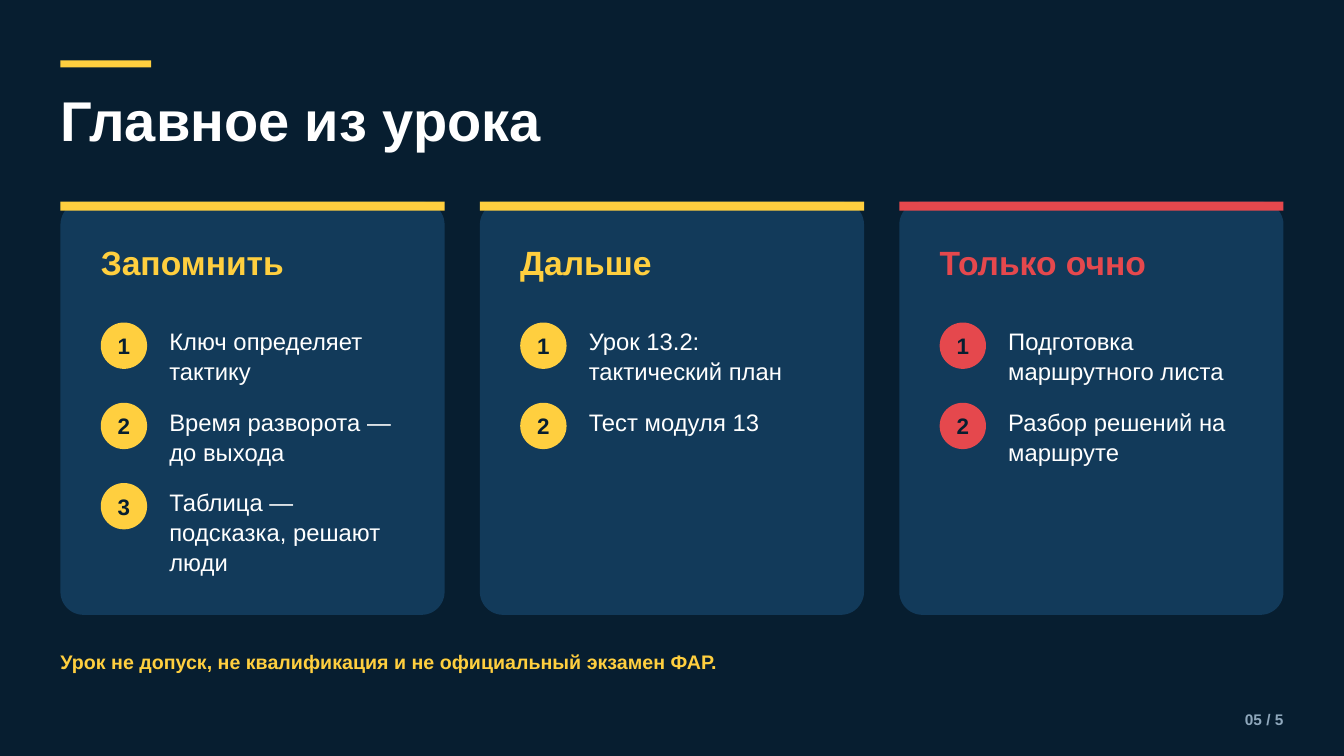
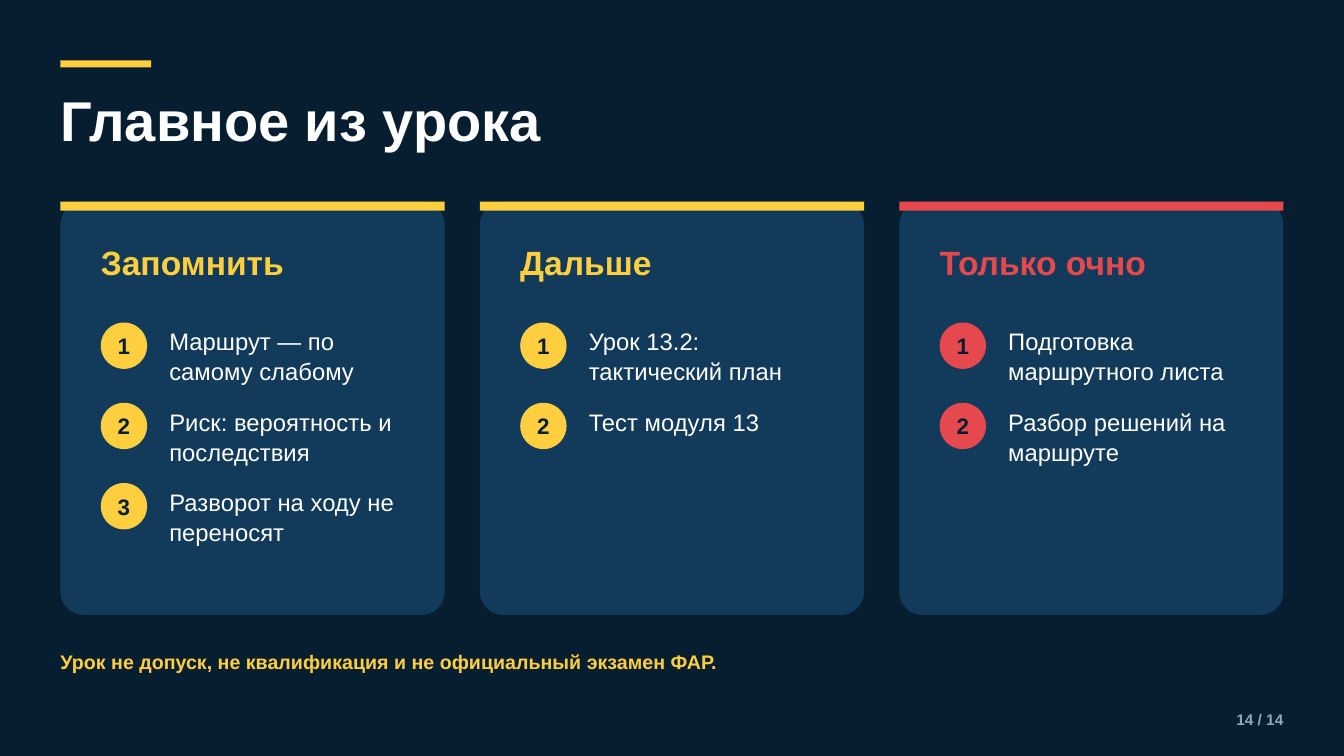
Before and after one commit to kirill54/far-education, a slide deck: slide 14 of presentations/lessons/M13-1_vybor-marshruta-i-risk.pptx (slide 5 before the commit). Drawn at 1344x756 pixels with LibreOffice and Linux fonts; fonts in the diff are those of the drawing. Boxes give left, top, right and bottom in pixels: in the first picture for what was removed or moved away, otherwise in the second. Text is boxed around its words. In the diff, an @@ line names an element or a change of style, - is before the commit and + after.

```diff
--- a/presentations/lessons/M13-1_vybor-marshruta-i-risk.pptx
+++ b/presentations/lessons/M13-1_vybor-marshruta-i-risk.pptx
@@ text at <box>169,333,354,385</box>: text changed @@
-Ключ определяет тактику
+Маршрут — по самому слабому
@@ text at <box>169,414,391,466</box>: text changed @@
-Время разворота — до выхода
+Риск: вероятность и последствия
@@ text at <box>169,494,393,546</box>: text changed @@
-Таблица — подсказка, решают люди
+Разворот на ходу не переносят
@@ text at <box>1236,714,1283,725</box>: text changed @@
-05 / 5
+14 / 14
```
Also in this commit, not shown: 4 other slides changed, 9 slides added, 8 other files.
